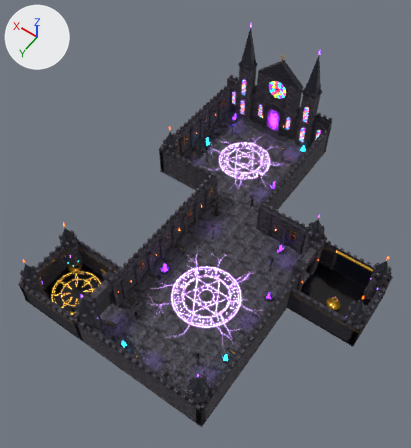
A saved change to the Blender file blender/arena.blend.
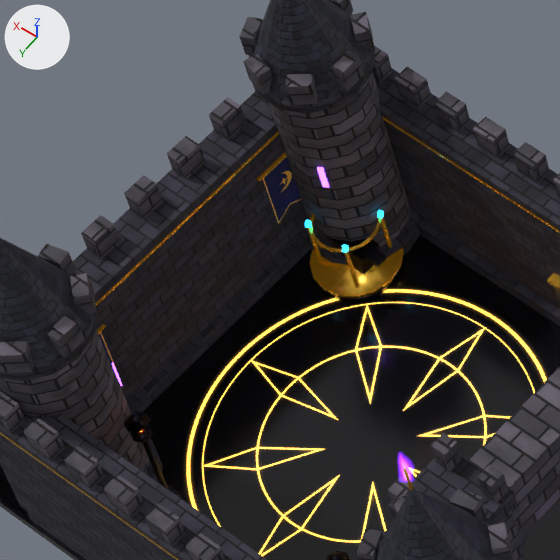
Old and new are each drawn whole from a 50 mm camera at (-69.9, 29.3, 109.6) aimed at (-25.9, -32.2, 12.9) and again close up on the part from 6% to 25% of the width and 52% to 69% of the height. Every picture has the same lights, and +X, +Y and +Z are marked at upper left. The first two pictures are the older version. Objects named as collision shapes, trigger or cutter boxes, shadow casters or lower levels of detail are left out.

The first close-up shows 'arena_banner_blue', 'arena_castle_block', 'arena_castle_block_dark', 'arena_dark_marble', 'arena_gold', 'arena_iron', 'arena_sanctuary_sigil', 'arena_slate_roof' and 3 more.
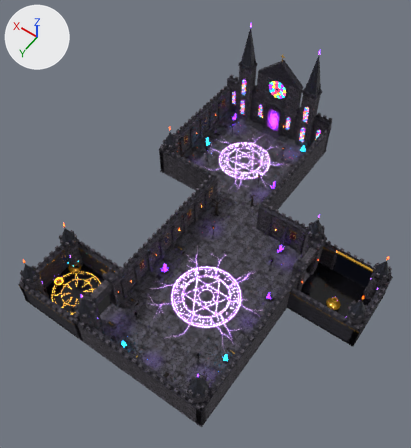
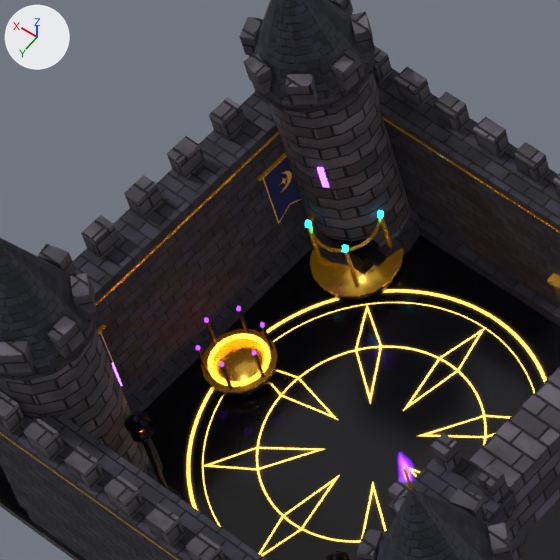
Changed parts and their boxes (x1, y1, x2, y2) in the close-ups (560 x 560 px):
'arena_fire_core', reshaped (not visible before): after (208, 333, 270, 387)
'arena_rift_crystal', reshaped (not visible before): after (196, 306, 265, 367)
part 1 of me_arena_dark_marble, added: after (208, 359, 279, 400)
part 2 of me_arena_iron, added: after (253, 354, 265, 378)
part 3 of me_arena_iron, added: after (261, 326, 273, 350)
part 4 of me_arena_iron, added: after (238, 310, 249, 334)
part 5 of me_arena_iron, added: after (205, 322, 217, 346)
part 6 of me_arena_iron, added: after (197, 349, 209, 373)
part 7 of me_arena_iron, added: after (221, 366, 233, 389)
part 9 of me_arena_gold, added: after (201, 329, 278, 393)
part 10 of me_arena_rift_crystal, added: after (252, 350, 256, 355)
part 11 of me_arena_rift_crystal, added: after (260, 322, 265, 327)
part 12 of me_arena_rift_crystal, added: after (236, 306, 241, 311)
part 13 of me_arena_rift_crystal, added: after (204, 317, 209, 323)
part 14 of me_arena_rift_crystal, added: after (196, 345, 200, 350)
part 15 of me_arena_rift_crystal, added: after (220, 362, 224, 367)

Edits to the bpy script that builds the scene:
```text
Change me_arena_dark_marble:
    remove me_arena_dark_marble.from_pydata(...)  # 80 vertices, 48 faces; spans x -64.0..0.0, y -48.0..0.0, z -0.3..1.0
    add me_arena_dark_marble.from_pydata(...)  # 112 vertices, 66 faces; spans x -64.0..0.0, y -48.0..0.0, z -0.3..1.0
    me_arena_dark_marble part 1: a new loose piece, a 16-sided cylinder along z spanning x -4.1..-1.9, y -8.7..-6.5, z 0.04..0.54, in mat_dark_marble (picture img_marble_dark_jpg)
Change me_arena_iron:
    remove me_arena_iron.from_pydata(...)  # 1640 vertices, 1168 faces; spans x -61.4..-1.5, y -78.1..-1.5, z 0.0..7.1
    add me_arena_iron.from_pydata(...)  # 1688 vertices, 1204 faces; spans x -61.4..-1.5, y -78.1..-1.5, z 0.0..7.1
    me_arena_iron part 2: a new loose piece, a box spanning x -4.04..-3.96, y -7.64..-7.56, z 0.55..1.85, in mat_iron (black #16141c)
    me_arena_iron part 3: a new loose piece, a box spanning x -3.54..-3.46, y -8.506..-8.426, z 0.55..1.85, in mat_iron (black #16141c)
    me_arena_iron part 4: a new loose piece, a box spanning x -2.54..-2.46, y -8.506..-8.426, z 0.55..1.85, in mat_iron (black #16141c)
    me_arena_iron part 5: a new loose piece, a box spanning x -2.04..-1.96, y -7.64..-7.56, z 0.55..1.85, in mat_iron (black #16141c)
    me_arena_iron part 6: a new loose piece, a box spanning x -2.54..-2.46, y -6.774..-6.694, z 0.55..1.85, in mat_iron (black #16141c)
    me_arena_iron part 7: a new loose piece, a box spanning x -3.54..-3.46, y -6.774..-6.694, z 0.55..1.85, in mat_iron (black #16141c)
Change me_arena_fire_core:
    remove me_arena_fire_core.from_pydata(...)  # 184 vertices, 138 faces; spans x -46.4..-1.6, y -78.0..-1.6, z 3.2..3.3
    add me_arena_fire_core.from_pydata(...)  # 264 vertices, 218 faces; spans x -46.4..-1.6, y -78.0..-1.6, z 0.6..3.3
    me_arena_fire_core part 8: a new loose piece of 80 vertices spanning x -4.0..-2.0, y -8.6..-6.7, z 0.6, in mat_fire_core (orange #ffc060, glowing orange #ff8a1e)
Change me_arena_gold:
    remove me_arena_gold.from_pydata(...)  # 668 vertices, 508 faces; spans x -63.9..-0.1, y -79.0..-0.1, z 0.4..24.7
    add me_arena_gold.from_pydata(...)  # 700 vertices, 526 faces; spans x -63.9..-0.1, y -79.0..-0.1, z 0.4..24.7
    me_arena_gold part 9: a new loose piece, a 16-sided cylinder along z spanning x -4.15..-1.85, y -8.75..-6.45, z 0.54..0.6, in mat_gold (yellow #e9b949)
Change me_arena_rift_crystal:
    remove me_arena_rift_crystal.from_pydata(...)  # 296 vertices, 323 faces; spans x -56.6..-4.3, y -76.2..-23.2, z 0.1..3.2
    add me_arena_rift_crystal.from_pydata(...)  # 332 vertices, 371 faces; spans x -56.6..-1.9, y -76.2..-6.6, z 0.1..3.2
    me_arena_rift_crystal part 10: the loose piece of 6 vertices spanning x -55.8..-55.7, y -37.6..-37.5, z 2.9..3.2 is copied, and the copy is moved by (51.7, 29.9, -1.1); it spans x -4.1..-3.9, y -7.7..-7.5, z 1.8..2.1
    me_arena_rift_crystal part 11: the loose piece of 6 vertices spanning x -55.8..-55.7, y -37.6..-37.5, z 2.9..3.2 is copied, and the copy is moved by (52.2, 29.1, -1.1); it spans x -3.6..-3.4, y -8.6..-8.4, z 1.8..2.1
    me_arena_rift_crystal part 12: the loose piece of 6 vertices spanning x -55.8..-55.7, y -37.6..-37.5, z 2.9..3.2 is copied, and the copy is moved by (53.2, 29.1, -1.1); it spans x -2.6..-2.4, y -8.6..-8.4, z 1.8..2.1
    me_arena_rift_crystal part 13: the loose piece of 6 vertices spanning x -55.8..-55.7, y -37.6..-37.5, z 2.9..3.2 is copied, and the copy is moved by (53.7, 29.9, -1.1); it spans x -2.1..-1.9, y -7.7..-7.5, z 1.8..2.1
    me_arena_rift_crystal part 14: the loose piece of 6 vertices spanning x -55.8..-55.7, y -37.6..-37.5, z 2.9..3.2 is copied, and the copy is moved by (53.2, 30.8, -1.1); it spans x -2.6..-2.4, y -6.8..-6.6, z 1.8..2.1
    me_arena_rift_crystal part 15: the loose piece of 6 vertices spanning x -55.8..-55.7, y -37.6..-37.5, z 2.9..3.2 is copied, and the copy is moved by (52.2, 30.8, -1.1); it spans x -3.6..-3.4, y -6.8..-6.6, z 1.8..2.1
```
